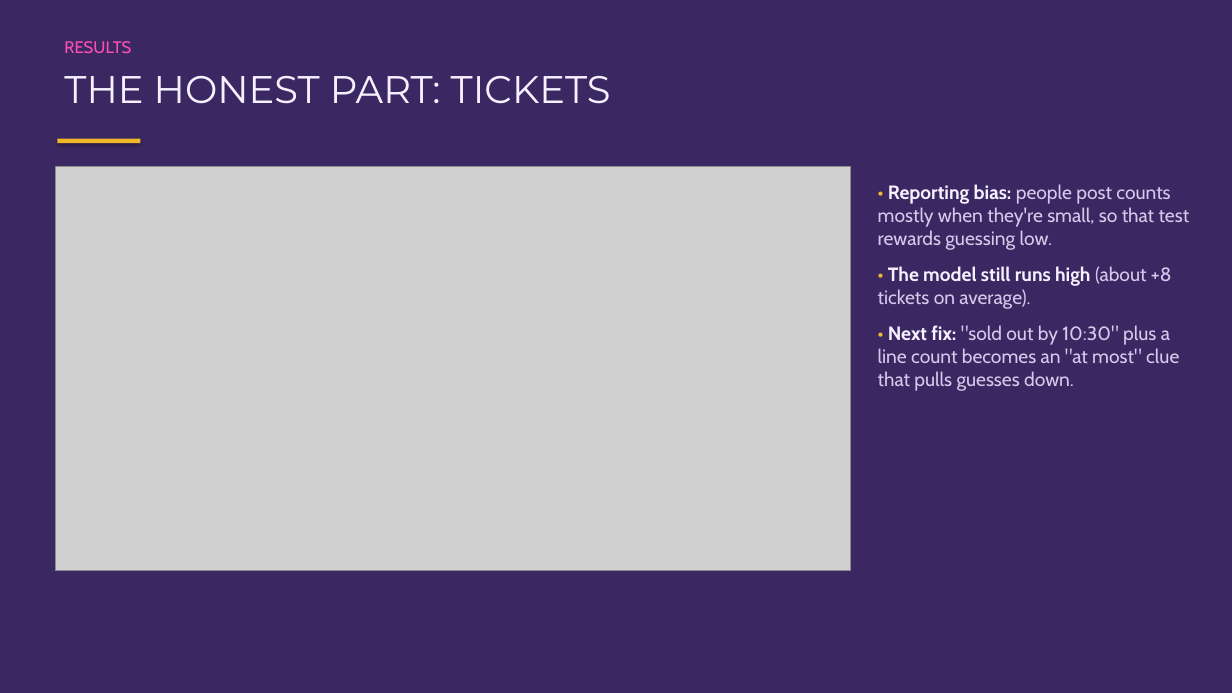
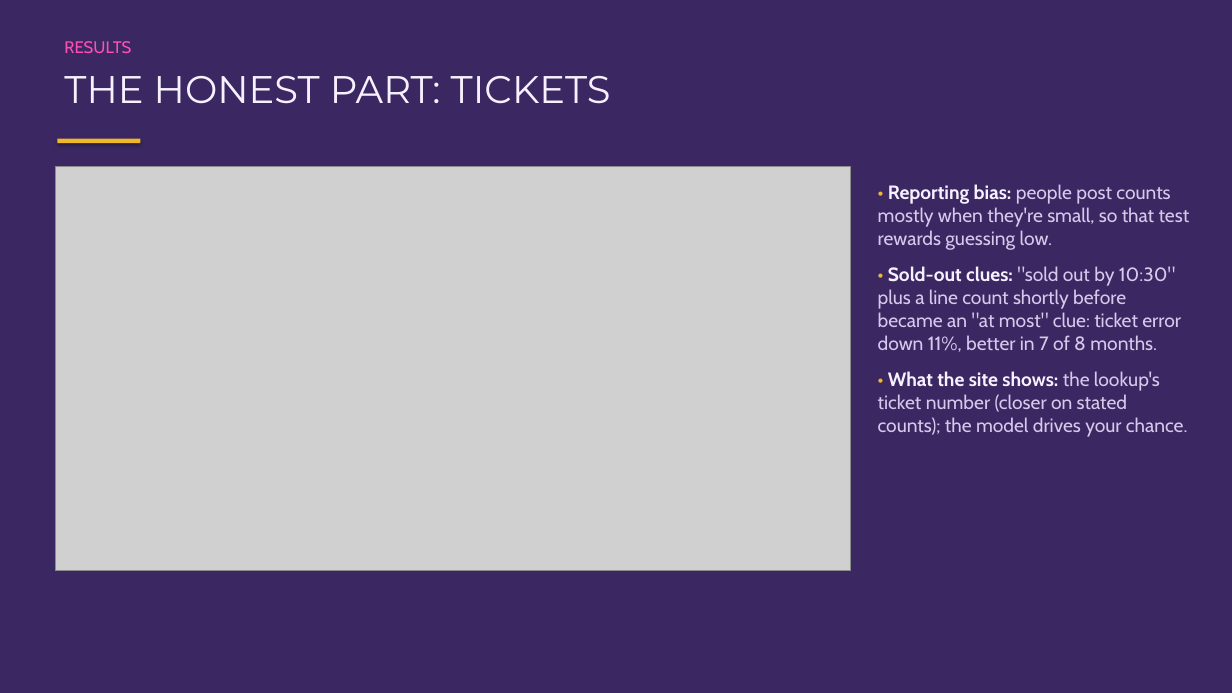
Before and after one commit to rachelchen24/broadway-rush, a slide deck: slide 9 of presentation/broadway-rush-slides.pptx. Drawn at 1232x693 pixels with LibreOffice and Linux fonts; fonts in the diff are those of the drawing; grey boxes stand for pictures. Boxes give left, top, right and bottom in pixels: in the first picture for what was removed or moved away, otherwise in the second. Text is boxed around its words. In the diff, an @@ line names an element or a change of style, - is before the commit and + after.

```diff
--- a/presentation/broadway-rush-slides.pptx
+++ b/presentation/broadway-rush-slides.pptx
@@ text at <box>878,266,1188,437</box>: text changed @@
-• The model still runs high (about +8 tickets on average).
-• Next fix: "sold out by 10:30" plus a line count becomes an "at most" clue that pulls guesses down.
+• Sold-out clues: "sold out by 10:30" plus a line count shortly before became an "at most" clue: ticket error down 11%, better in 7 of 8 months.
+• What the site shows: the lookup's ticket number (closer on stated counts); the model drives your chance.
```
Also in this commit, not shown: 2 other slides changed, 19 other files.
